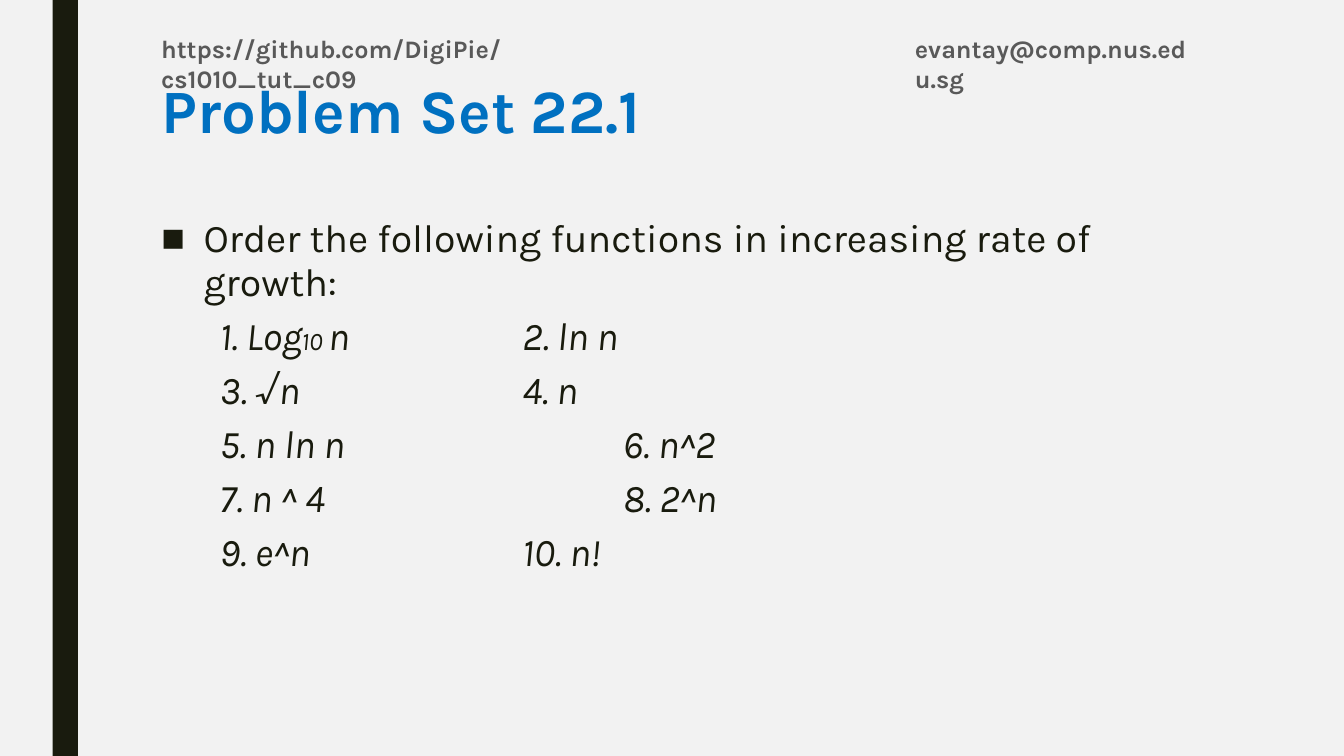
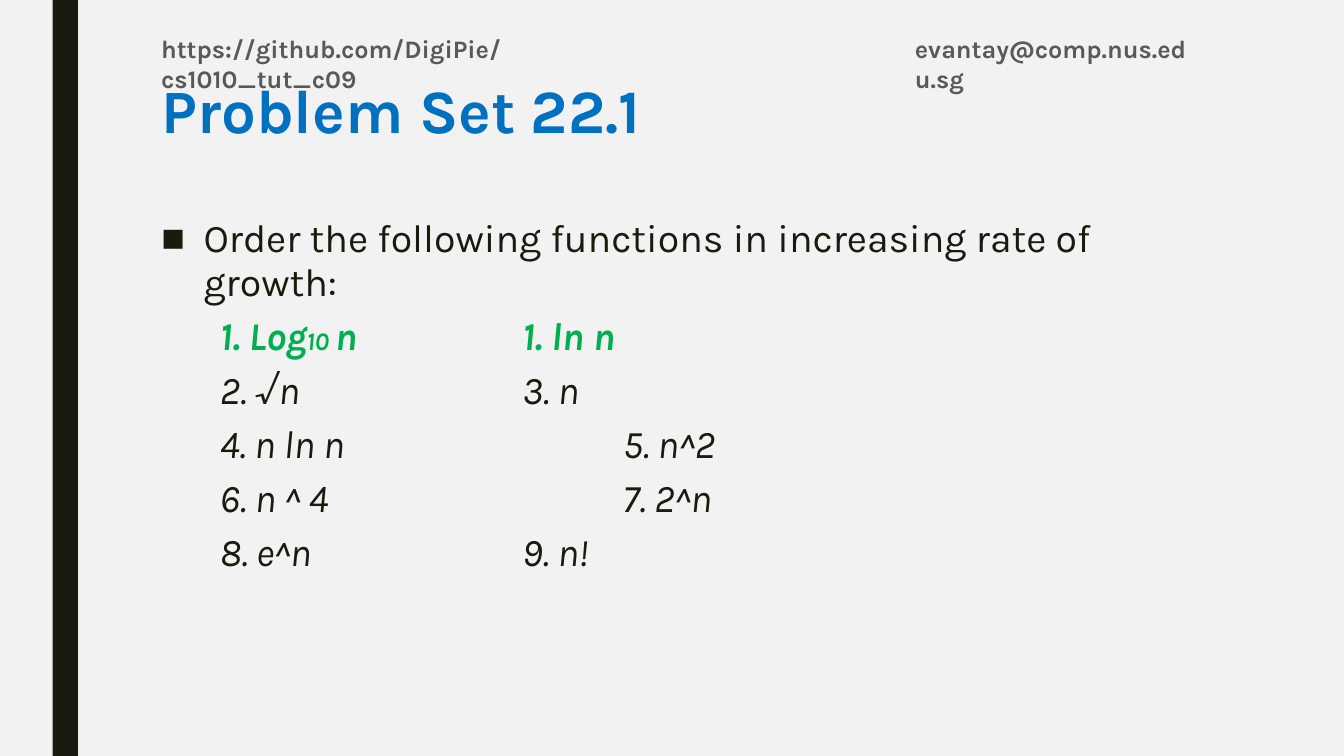
Before and after one commit to DigiPie/CS1010-Tutorial-C09, a slide deck: slide 33 of Tutorial_8/CS1010_TutC09_8.pptx. Drawn at 1344x756 pixels with LibreOffice and Linux fonts; fonts in the diff are those of the drawing. Boxes give left, top, right and bottom in pixels: in the first picture for what was removed or moved away, otherwise in the second. Text is boxed around its words. In the diff, an @@ line names an element or a change of style, - is before the commit and + after.

Commit message:
Update on slides tutorial 8

```diff
--- a/Tutorial_8/CS1010_TutC09_8.pptx
+++ b/Tutorial_8/CS1010_TutC09_8.pptx
@@ text at (220,323,715,567): text changed @@
-  1. Log10 n 2. ln n
-  3. √n 4. n
-  5. n ln n 6. n^2
-  7. n ^ 4 8. 2^n
-  9. e^n 10. n!
+  1. Log10 n 1. ln n
+  2. √n 3. n
+  4. n ln n 5. n^2
+  6. n ^ 4 7. 2^n
+  8. e^n 9. n!
```
Also in this commit, not shown: 1 other file.
